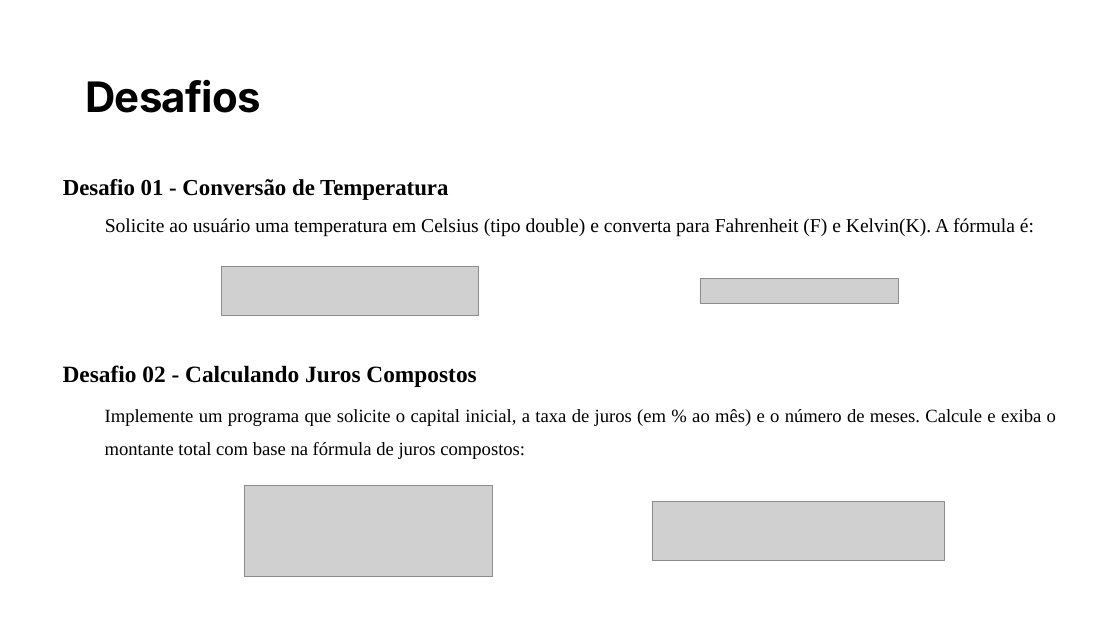
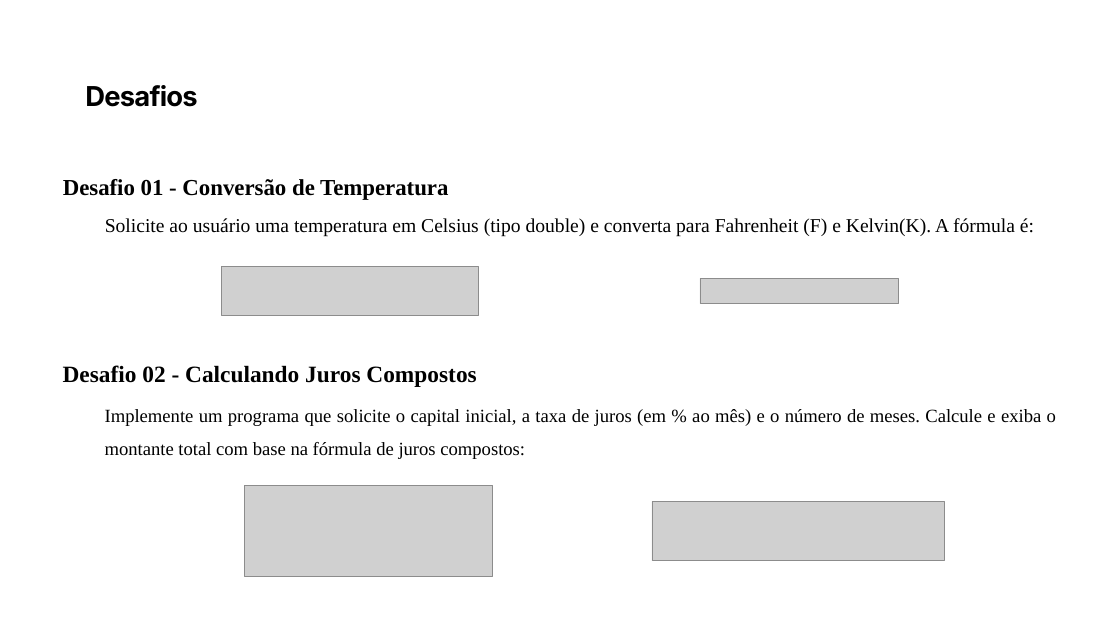
Before and after one commit to PedroMiho/UMC, a slide deck: slide 14 of Software Básico/Aula 02 - Algoritmos/Aula 02 - Variaveis.pptx. Drawn at 1120x630 pixels with LibreOffice and Linux fonts; fonts in the diff are those of the drawing; grey boxes stand for pictures; background and template pictures are left out. Boxes give left, top, right and bottom in pixels: in the first picture for what was removed or moved away, otherwise in the second. Text is boxed around its words. In the diff, an @@ line names an element or a change of style, - is before the commit and + after.

```diff
--- a/Software Básico/Aula 02 - Algoritmos/Aula 02 - Variaveis.pptx
+++ b/Software Básico/Aula 02 - Algoritmos/Aula 02 - Variaveis.pptx
@@ title "Desafios" at (85, 85, 197, 107): size 36 to 23.5 pt @@
```
Also in this commit, not shown: 7 other slides changed, 1 other file.
